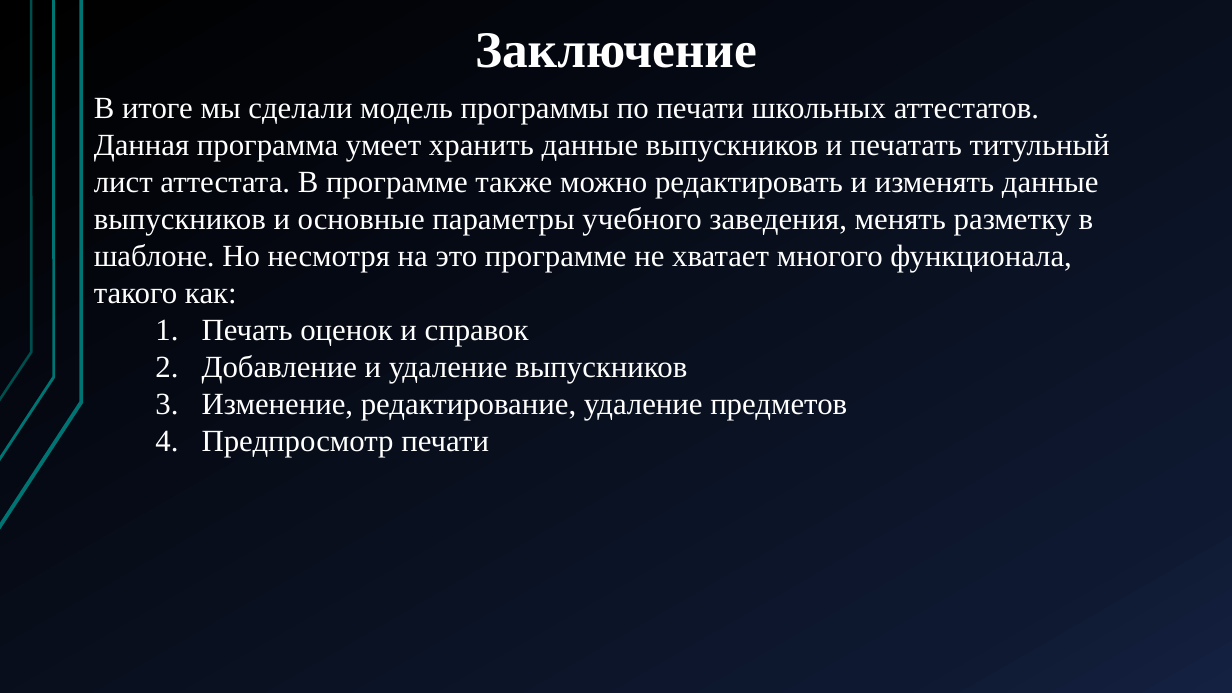
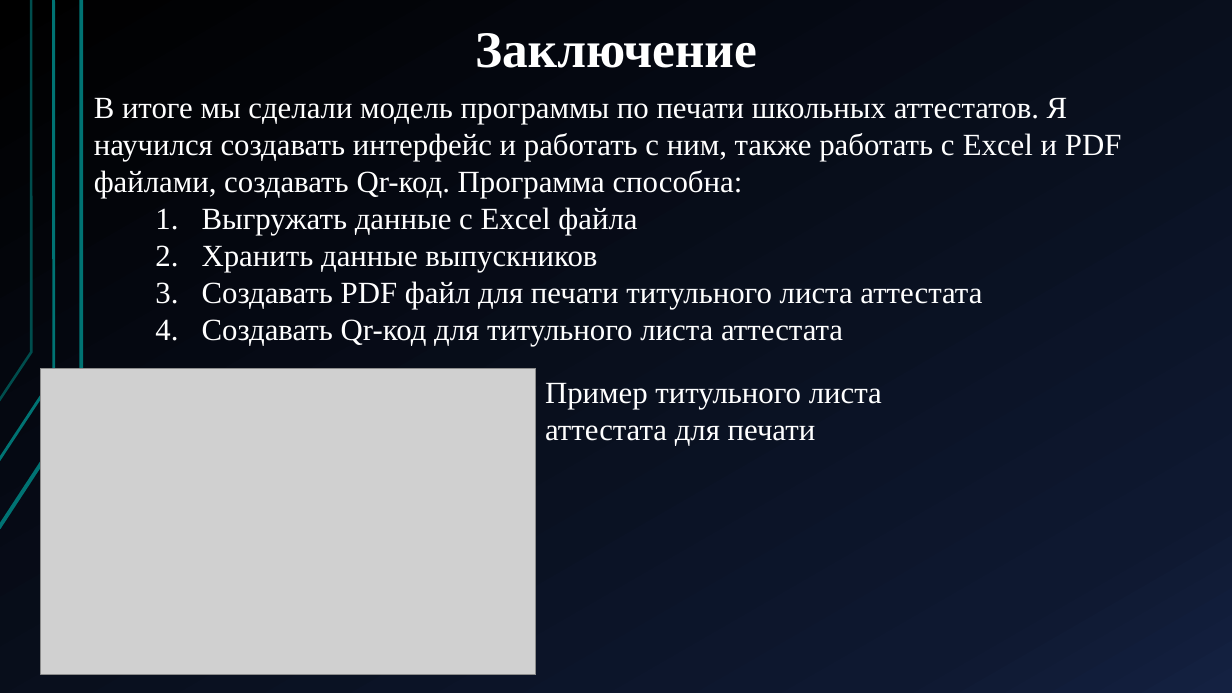
Before and after one commit to destime224/School_diplomas, a slide deck: slide 9 of project/Проект.pptx. Drawn at 1232x693 pixels with LibreOffice and Linux fonts; fonts in the diff are those of the drawing; grey boxes stand for pictures. Boxes give left, top, right and bottom in pixels: in the first picture for what was removed or moved away, otherwise in the second. Text is boxed around its words. In the diff, an @@ line names an element or a change of style, - is before the commit and + after.

```diff
--- a/project/Проект.pptx
+++ b/project/Проект.pptx
@@ text at <box>94,97,1122,346</box>: text changed @@
-В итоге мы сделали модель программы по печати школьных аттестатов. Данная программа умеет хранить данные выпускников и печатать титульный лист аттестата. В программе также можно редактировать и изменять данные выпускников и основные параметры учебного заведения, менять разметку в шаблоне. Но несмотря на это программе не хватает многого функционала, такого как:
-  1. Печать оценок и справок
-  2. Добавление и удаление выпускников
-  3. Изменение, редактирование, удаление предметов
-  4. Предпросмотр печати
+В итоге мы сделали модель программы по печати школьных аттестатов. Я научился создавать интерфейс и работать с ним, также работать с Excel и PDF файлами, создавать Qr-код. Программа способна:
+  1. Выгружать данные с Excel файла
+  2. Хранить данные выпускников
+  3. Создавать PDF файл для печати титульного листа аттестата
+  4. Создавать Qr-код для титульного листа аттестата
@@ picture added at <box>41,369,535,676</box> @@
@@ text added at <box>545,382,882,446</box>, 24 pt, text #FFFFFF @@
+  Пример титульного листа аттестата для печати
```
Also in this commit, not shown: 8 other files.
